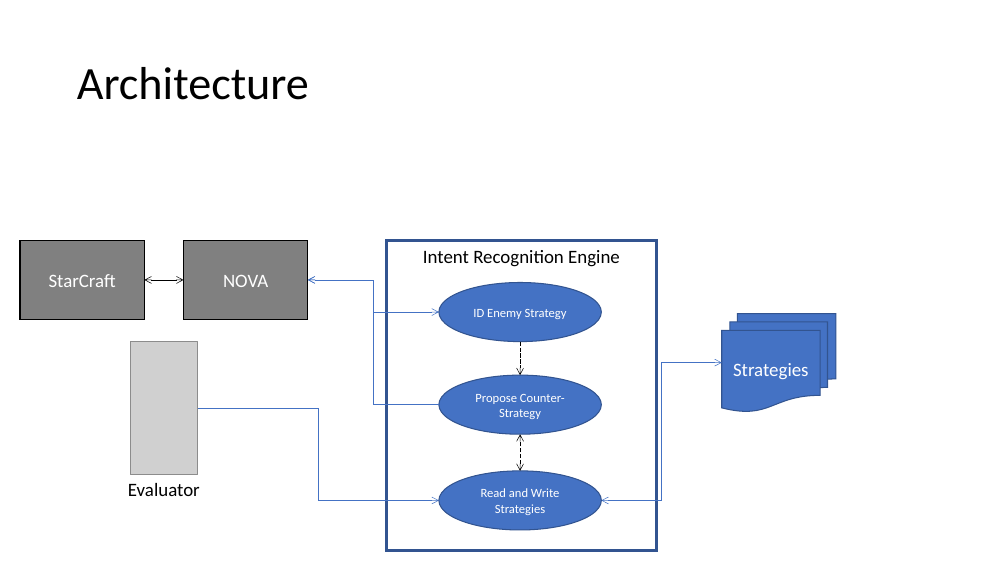
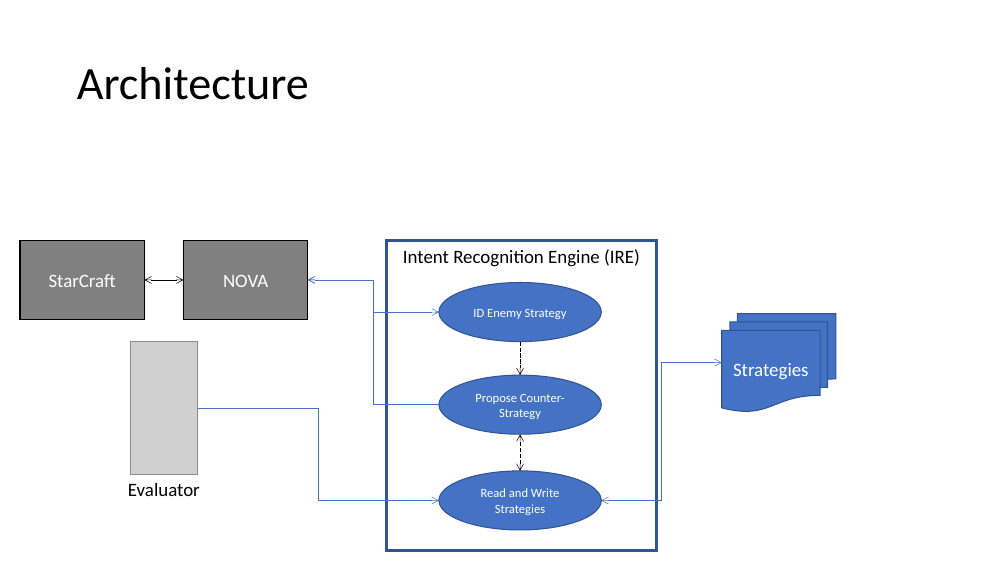
Before and after one commit to mikewkozak/IRE, a slide deck: slide 9 of Documentation/Architecture.pptx. Drawn at 1008x567 pixels with LibreOffice and Linux fonts; fonts in the diff are those of the drawing; grey boxes stand for pictures. Boxes give left, top, right and bottom in pixels: in the first picture for what was removed or moved away, otherwise in the second. Text is boxed around its words. In the diff, an @@ line names an element or a change of style, - is before the commit and + after.

```diff
--- a/Documentation/Architecture.pptx
+++ b/Documentation/Architecture.pptx
@@ text in rectangle at (x1=403, y1=249, x2=640, y2=267): text changed @@
-Intent Recognition Engine
+Intent Recognition Engine (IRE)
```
Also in this commit, not shown: 1 slide added, 3 other files.
